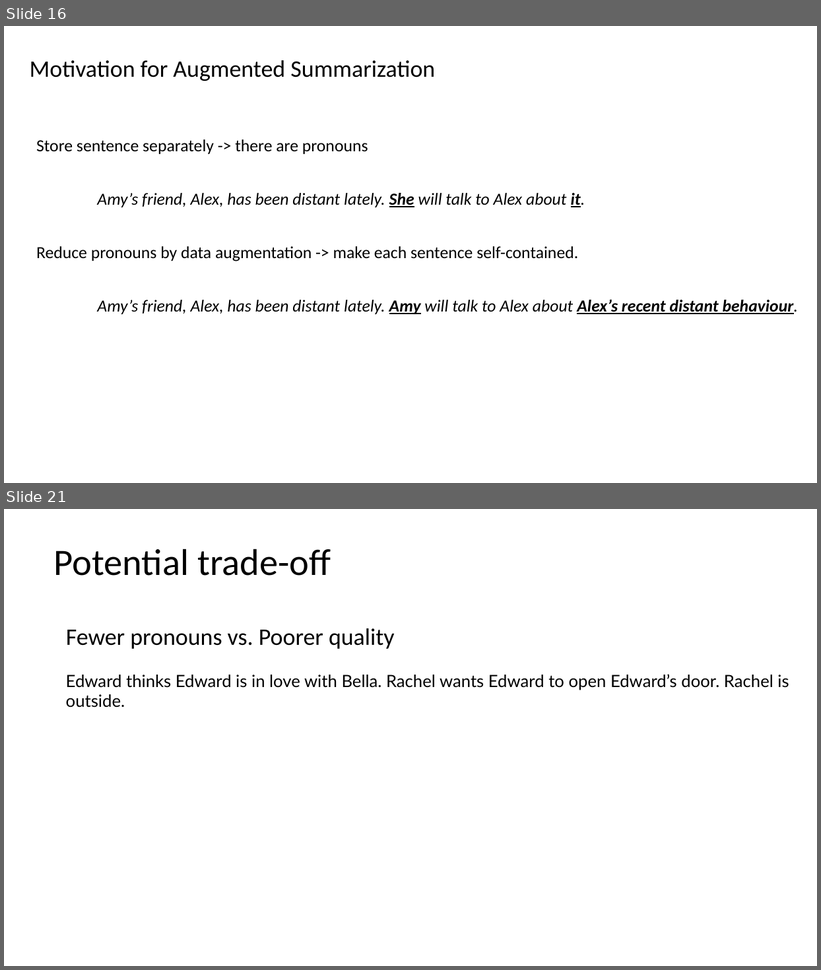
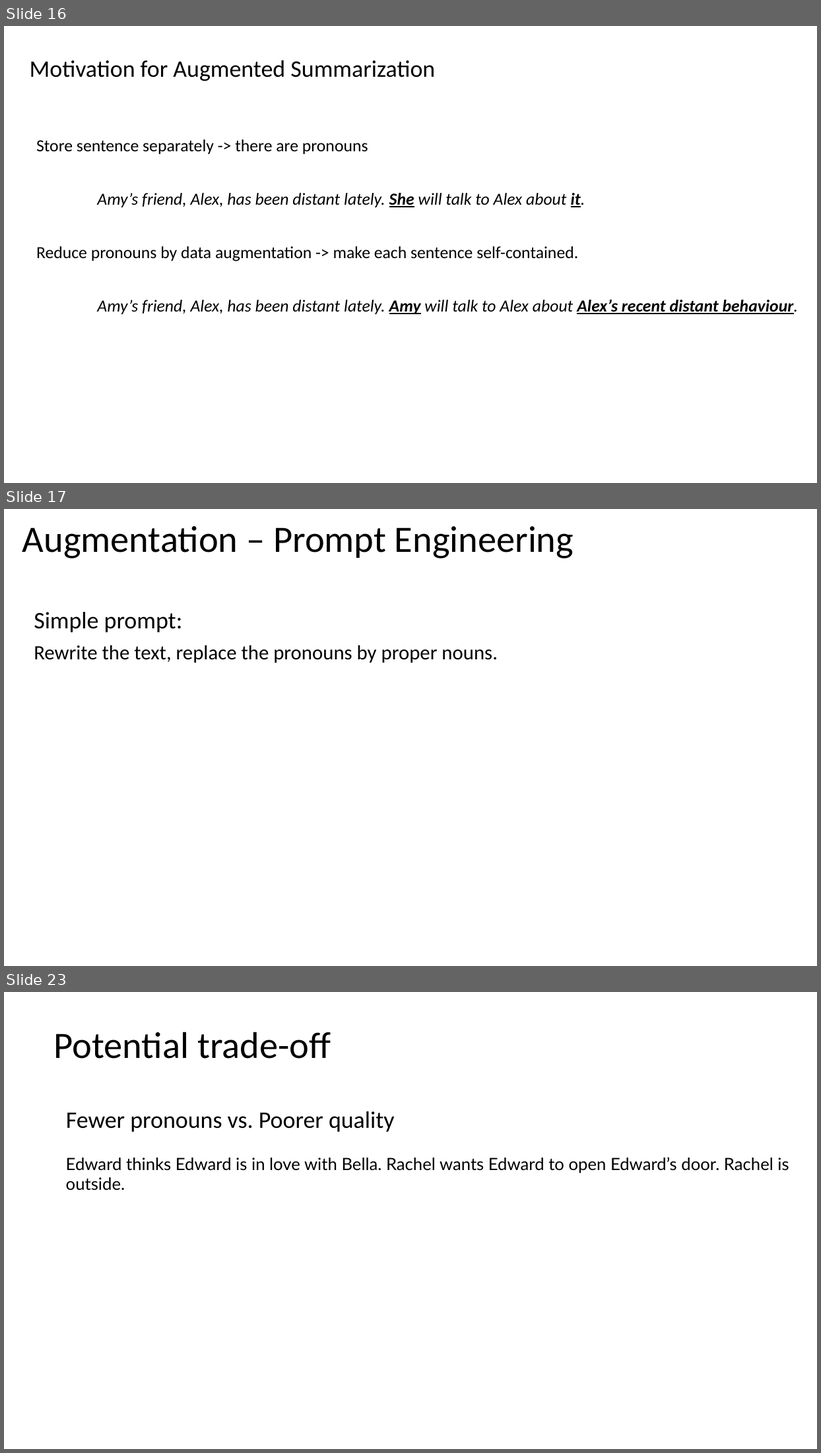
Before and after one commit to Astonzzh/slide, a slide deck: complete.pptx. Shown one above the other, each under a label of ours: slides 16 and 21 before the commit, slides 16, 17 and 23 after it; the slides between them are not shown. The pictures are 821x970 and 821x1453 pixels, drawn with LibreOffice and Linux fonts; fonts in the diff are those of the drawing. Boxes give left, top, right and bottom in pixels: in the first picture for what was removed or moved away, otherwise in the second. Text is boxed around its words. In the diff, an @@ line names an element or a change of style, - is before the commit and + after.

```diff
--- a/complete.pptx
+++ b/complete.pptx
@@ slide 17 added at bbox=[4, 509, 817, 966], background #FFFFFF @@
@@ title added at bbox=[22, 526, 574, 559], 44 pt, text #000000 @@
+Augmentation – Prompt Engineering
@@ text added at bbox=[34, 612, 498, 663], 24 pt, text #000000 @@
+Simple prompt:
+Rewrite the text, replace the pronouns by proper nouns.
@@ what was slide 21 is now slide 23 @@
```
Also in this commit, not shown: 10 slides changed, 1 other slide added, 1 slide removed.
